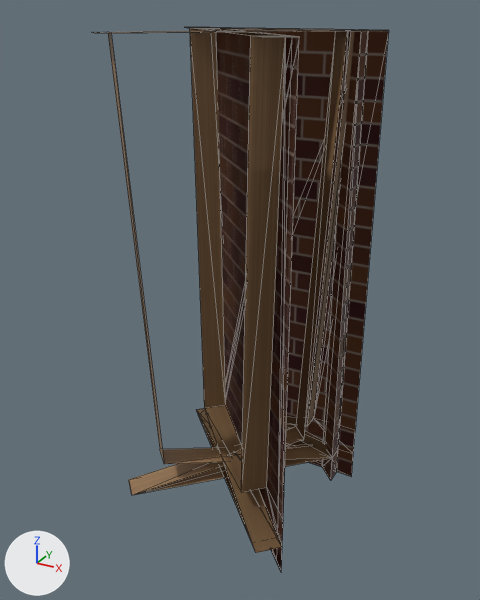
One commit to the glTF model resources/models/walls.glb: the scene before it, then after it.
Rendered twice from a camera (50 mm lens) standing at (1.79, -3.32, 3.11) and looking at (0.0, -0.05, 1.48). The lights are fixed; the arrows at lower left show +X, +Y and +Z. Mesh edges are drawn as thin lines.

Objects in the first picture: 'Diagonal_Wall.Right.Full', 'Diagonal_Wall.Up.Cross', 'Diagonal_Wall.Up.Full', 'Diagonal_Wall.Up.Left_Extension', 'Diagonal_Wall.Up.Right_Extension', 'Diagonal_Wall.Up.Side', 'Diagonal_Wall_Top.Left.Full', 'Diagonal_Wall_Top.Right.Cross', 'Diagonal_Wall_Top.Right.Full', 'Wall.Right.Extended_Side', 'Wall.Up.Full', 'Wall.Up.Side'.
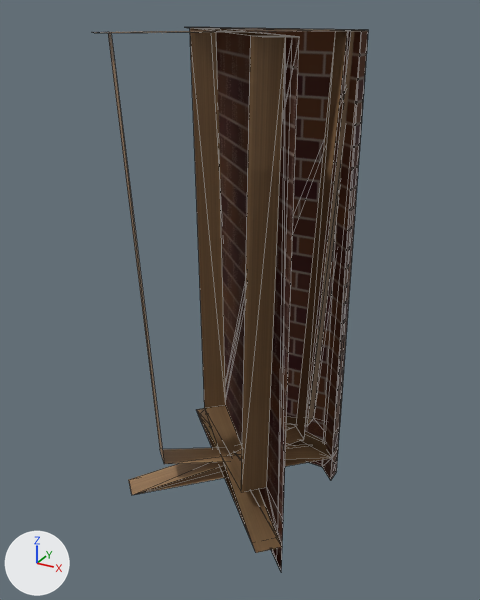
Changed parts and their boxes (x1, y1, x2, y2) in the pictures (480 x 600 px):
```json
{"object": "Wall.Right.Extended_Side", "change": "reshaped", "before": [305, 30, 389, 476], "on screen": "not visible afterwards"}
{"object": "Wall.Right.Full", "change": "reshaped", "after": [288, 30, 367, 478], "on screen": "not visible before"}
{"part": 1, "of": "me_left_side_004", "change": "built on", "after": [331, 30, 367, 478]}
{"part": 2, "of": "me_left_side_004", "change": "surface changed", "after": [288, 318, 330, 465]}
```

The change, as JSON lines over the scene's bpy script:
```json
{"block": "me_left_side_004", "where": "# used by ob_wall_right_full; location = (0.0, 0.0, 0.0)"}
{"block": "me_left_side_004", "where": "# verts and faces of me_left_side_004; kept vertices keep their numbers, new ones are numbered from 10"}
{"block": "me_left_side_004", "where": "# before: 2 (0.62, 0.5, 0.0) at pixel (351, 476), 3 (0.61, 0.5, 0.2) at pixel (353, 453), 4 (0.61, 0.5, 3.0) at pixel (388, 30), 5 (0.61, 0.5, 0.4) at pixel (355, 430)"}
{"op": "remove", "block": "me_left_side_004", "code": "me_left_side_004.from_pydata(...)  # 10 vertices, 8 faces; spans x -0.5..0.62, y 0.38..0.5, z 0.0..3.0"}
{"op": "add", "block": "me_left_side_004", "code": "me_left_side_004.from_pydata(...)  # 14 vertices, 14 faces; spans x -0.62..0.5, y 0.38..0.5, z 0.0..3.0"}
{"block": "me_left_side_004", "change": "me_left_side_004 part 1"}
{"op": "add", "block": "me_left_side_004", "code": "for i in [3, 4, 5]: verts[i] += (-0.11, 0.0, 0.0)"}
{"op": "add", "block": "me_left_side_004", "code": "verts[2] = (0.5, 0.5, 0.0)  # moved, pixel (336, 471)"}
{"op": "add", "block": "me_left_side_004", "code": "for new, old in zip([*range(10, 14)], [*range(2, 6)]): verts[new] = verts[old] + (0.0, -0.12, 0.0)"}
{"op": "add", "block": "me_left_side_004", "code": "faces += [(4, 5, 13), (4, 13, 12), (3, 11, 5), (5, 11, 13), (2, 10, 3), (3, 10, 11)]"}
{"block": "me_left_side_004", "change": "me_left_side_004 part 2: 6 kept faces spanning x -0.5..0.5, y 0.5, z 0.0..3.0 get new texture (UV) coordinates"}
{"block": "me_left_side_006", "where": "# used by ob_wall_right_extended_side; location = (0.0, 0.0, 0.0)"}
{"block": "me_left_side_006", "where": "# verts and faces of me_left_side_006; kept vertices keep their numbers, new ones are numbered from 8"}
{"block": "me_left_side_006", "where": "# before: 0 (-0.5, 0.5, 0.0), 1 (-0.5, 0.5, 0.2), 2 (0.62, 0.5, 0.0) at pixel (351, 476), 3 (0.61, 0.5, 0.2) at pixel (353, 453), 4 (0.61, 0.5, 3.0) at pixel (388, 30)"}
{"block": "me_left_side_006", "where": "# before: 5 (0.61, 0.5, 0.4) at pixel (355, 430)"}
{"op": "remove", "block": "me_left_side_006", "code": "me_left_side_006.from_pydata(...)  # 8 vertices, 6 faces; spans x -0.5..0.62, y 0.5, z 0.0..3.0"}
{"op": "add", "block": "me_left_side_006", "code": "me_left_side_006.from_pydata(...)  # 10 vertices, 8 faces; spans x -0.62..0.5, y 0.5, z 0.0..3.0"}
{"block": "me_left_side_006", "change": "me_left_side_006 part 3"}
{"op": "add", "block": "me_left_side_006", "code": "for i in [3, 4, 5]: verts[i] += (-0.11, 0.0, 0.0)"}
{"op": "add", "block": "me_left_side_006", "code": "verts[2] = (0.5, 0.5, 0.0)  # moved, pixel (336, 471)"}
{"op": "add", "block": "me_left_side_006", "code": "verts[8] = (-0.62, 0.5, 0.0)"}
{"op": "add", "block": "me_left_side_006", "code": "verts[9] = (-0.62, 0.5, 0.2)"}
{"op": "add", "block": "me_left_side_006", "code": "faces += [(0, 1, 9), (0, 9, 8)]"}
```
